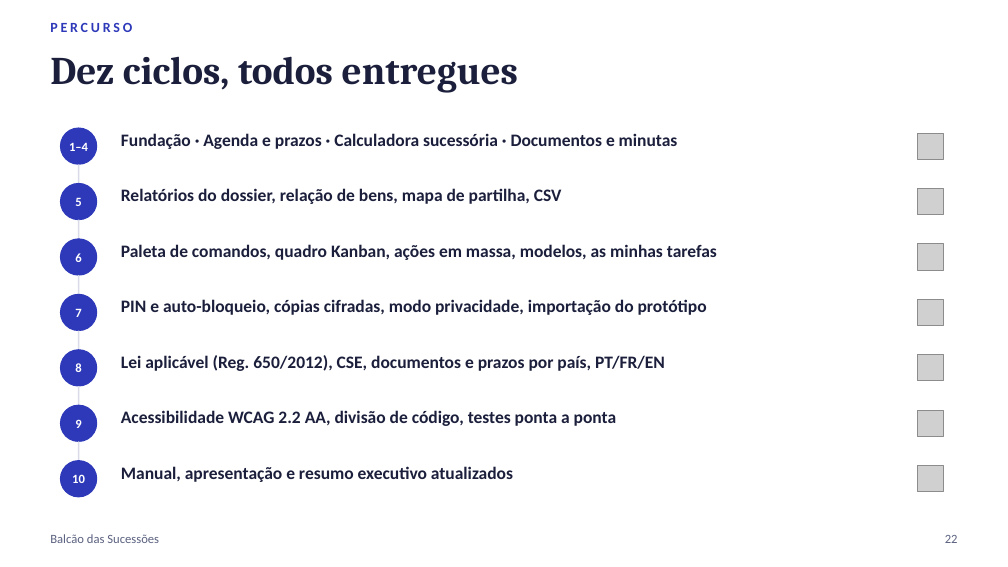
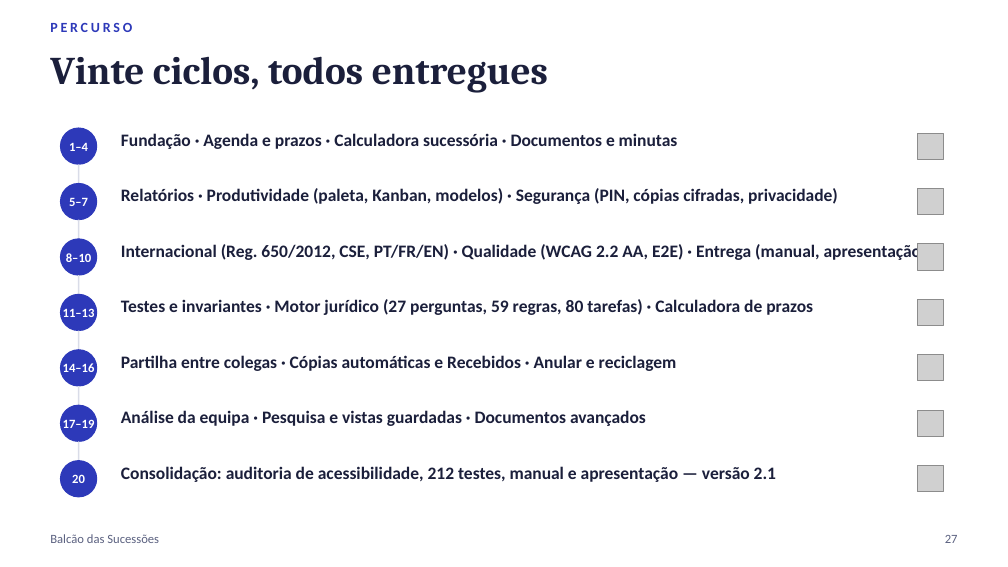
Before and after one commit to nelsonsous/balcao-sucessoes, a slide deck: slide 27 of docs/Balcao-das-Sucessoes-Apresentacao.pptx (slide 22 before the commit). Drawn at 1008x567 pixels with LibreOffice and Linux fonts; fonts in the diff are those of the drawing; grey boxes stand for pictures. Boxes give left, top, right and bottom in pixels: in the first picture for what was removed or moved away, otherwise in the second. Text is boxed around its words. In the diff, an @@ line names an element or a change of style, - is before the commit and + after.

```diff
--- a/docs/Balcao-das-Sucessoes-Apresentacao.pptx
+++ b/docs/Balcao-das-Sucessoes-Apresentacao.pptx
@@ text at [50,56,548,93]: text changed @@
-Dez ciclos, todos entregues
+Vinte ciclos, todos entregues
@@ text at [69,198,88,206]: text changed @@
-5
+5–7
@@ text at [121,188,838,204]: text changed @@
-Relatórios do dossier, relação de bens, mapa de partilha, CSV
+Relatórios · Produtividade (paleta, Kanban, modelos) · Segurança (PIN, cópias cifradas, privacidade)
@@ text at [66,253,91,262]: text changed @@
-6
+8–10
@@ text at [121,243,927,262]: text changed @@
-Paleta de comandos, quadro Kanban, ações em massa, modelos, as minhas tarefas
+Internacional (Reg. 650/2012, CSE, PT/FR/EN) · Qualidade (WCAG 2.2 AA, E2E) · Entrega (manual, apresentação)
@@ text at [121,299,813,315]: text changed @@
-PIN e auto-bloqueio, cópias cifradas, modo privacidade, importação do protótipo
+Testes e invariantes · Motor jurídico (27 perguntas, 59 regras, 80 tarefas) · Calculadora de prazos
@@ text at [63,308,95,317]: text changed @@
-7
+11–13
@@ text at [121,355,677,371]: text changed @@
-Lei aplicável (Reg. 650/2012), CSE, documentos e prazos por país, PT/FR/EN
+Partilha entre colegas · Cópias automáticas e Recebidos · Anular e reciclagem
@@ text at [63,363,95,372]: text changed @@
-8
+14–16
@@ text at [63,419,95,428]: text changed @@
-9
+17–19
@@ text at [121,410,646,426]: text changed @@
-Acessibilidade WCAG 2.2 AA, divisão de código, testes ponta a ponta
+Análise da equipa · Pesquisa e vistas guardadas · Documentos avançados
@@ text at [72,474,85,483]: text changed @@
-10
+20
@@ text at [121,466,776,482]: text changed @@
-Manual, apresentação e resumo executivo atualizados
+Consolidação: auditoria de acessibilidade, 212 testes, manual e apresentação — versão 2.1
@@ text at [945,535,958,543]: text changed @@
-22
+27
```
Also in this commit, not shown: 6 other slides changed, 5 slides added, 13 other files.
